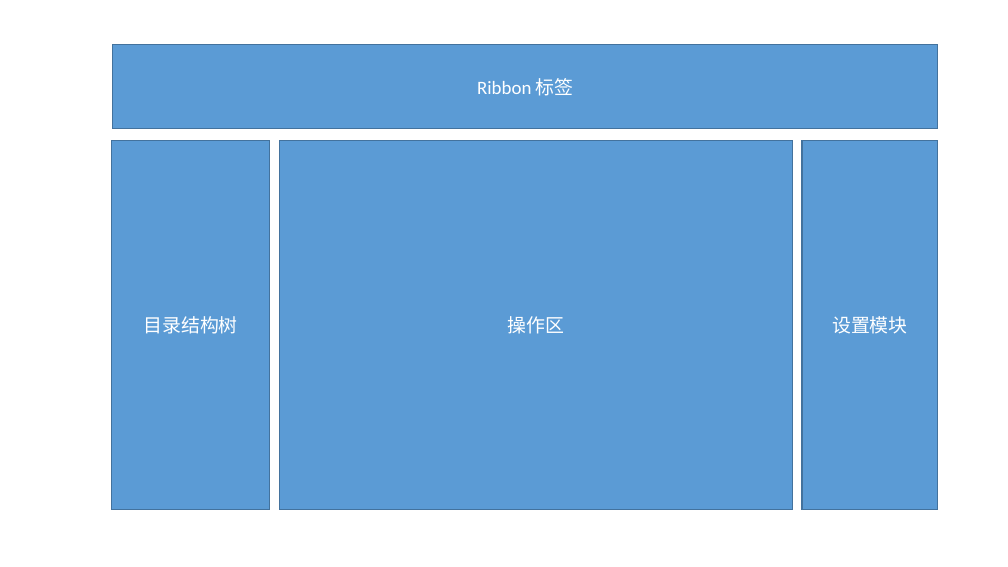
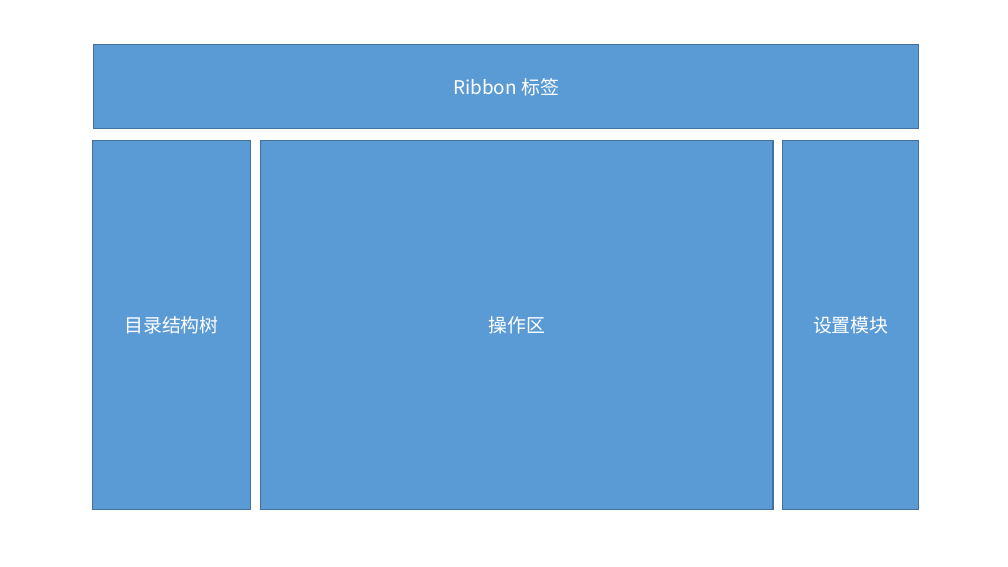
Before and after one commit to czyt1988/FastCAE-AppDesigner, a slide deck: slide 1 of doc/PPT/ue.pptx. Drawn at 1008x567 pixels with LibreOffice and Linux fonts; fonts in the diff are those of the drawing. Boxes give left, top, right and bottom in pixels: in the first picture for what was removed or moved away, otherwise in the second. Text is boxed around its words. In the diff, an @@ line names an element or a change of style, - is before the commit and + after.

```diff
--- a/doc/PPT/ue.pptx
+++ b/doc/PPT/ue.pptx
@@ 4 rectangles: place and size @@
-4 rectangles at (112,45,938,510)
+4 rectangles at (93,45,920,510)
@@ font Calibri to Noto Sans CJK SC in 4 elements at (94,45,919,128), (260,141,773,510), (93,141,251,510), (783,141,920,510) @@
```
Also in this commit, not shown: 1 other slide changed, 9 slides added.
